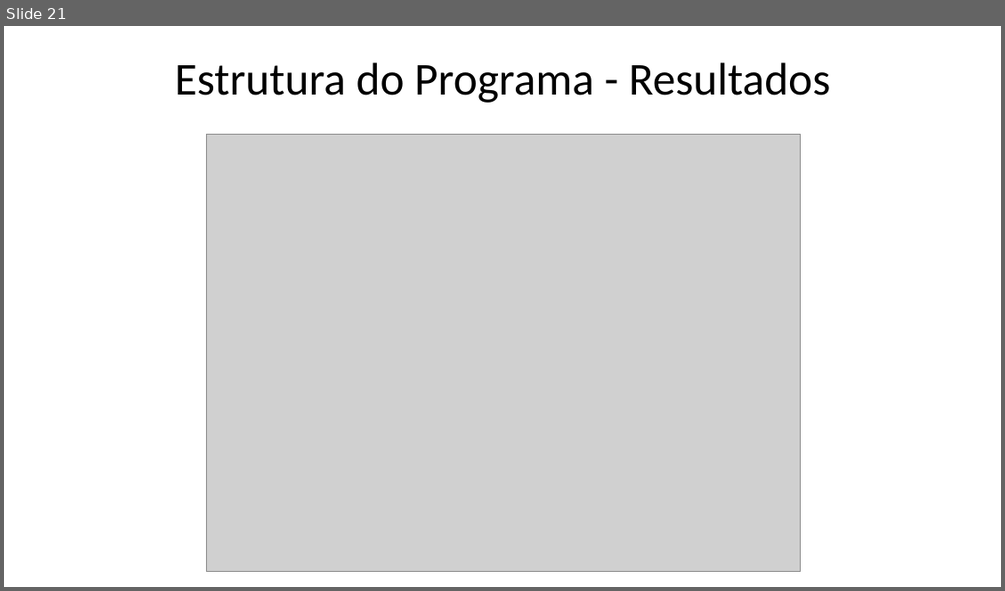
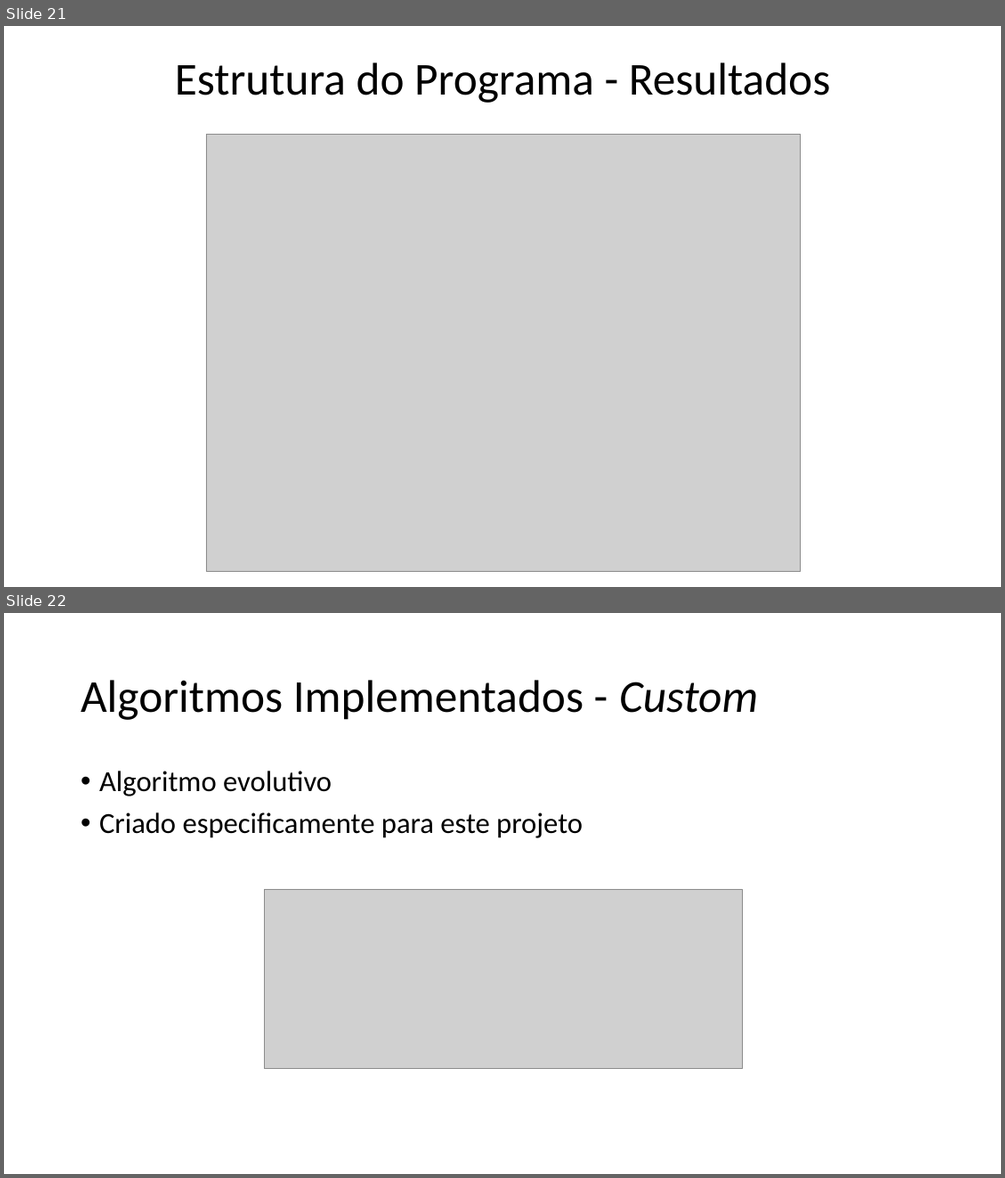
Before and after one commit to xQsme/RLP_Qt, a slide deck: powerpoint_defesa.pptx. Shown one above the other, each under a label of ours: slide 21 before the commit, slides 21 and 22 after it. The pictures are 1005x591 and 1005x1178 pixels, drawn with LibreOffice and Linux fonts; fonts in the diff are those of the drawing; grey boxes stand for pictures. Boxes give left, top, right and bottom in pixels: in the first picture for what was removed or moved away, otherwise in the second. Text is boxed around its words. In the diff, an @@ line names an element or a change of style, - is before the commit and + after.

```diff
--- a/powerpoint_defesa.pptx
+++ b/powerpoint_defesa.pptx
@@ slide 22 added at [4, 613, 1001, 1174], background #FFFFFF @@
@@ title added at [81, 680, 758, 720], 44 pt, text #000000 @@
+Algoritmos Implementados - Custom
@@ text added at [99, 771, 582, 838], 28 pt, text #000000 @@
+• Algoritmo evolutivo
+• Criado especificamente para este projeto
@@ picture added at [264, 889, 742, 1069] @@
```
Also in this commit, not shown: 4 other slides added.
